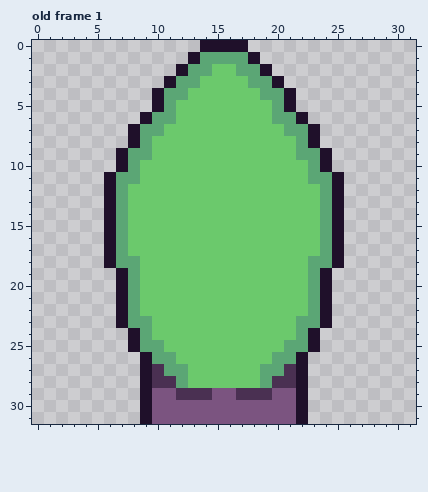
Pixel-art file, stored at assets/green_light.aseprite. This is how it looked before the edit.
32x32 pixels, 4 frames. Shown: old frame 1.
The result:
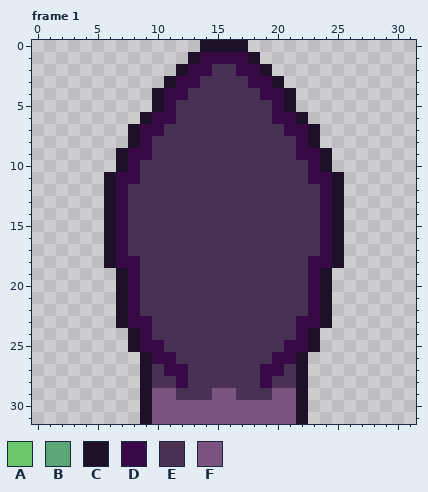
Palette (. is transparent): A #6bc96c  B #5ba675  C #1f102a  D #390947  E #4a3052  F #7b5480
A new or re-ordered frame is compared with the old frame closest to it.
The edit:
frames 4 -> 5
--- frame 1 is new; against old frame 1
@@ x 5..26 @@
  0 .........CCCC.........
- 1 ........CBBBBC........
- 2 .......CBBAABBC.......
- 3 ......CBBAAAABBC......
- 4 .....CBBAAAAAABBC.....
- 5 .....CBAAAAAAAABC.....
- 6 ....CBBAAAAAAAABBC....
- 7 ...CBBAAAAAAAAAABBC...
- 8 ...CBAAAAAAAAAAAABC...
- 9 ..CBBAAAAAAAAAAAABBC..
-10 ..CBAAAAAAAAAAAAAABC..
-11 .CBBAAAAAAAAAAAAAABBC.
-12 .CBAAAAAAAAAAAAAAAABC.
-13 .CBAAAAAAAAAAAAAAAABC.
-14 .CBAAAAAAAAAAAAAAAABC.
-15 .CBAAAAAAAAAAAAAAAABC.
-16 .CBAAAAAAAAAAAAAAAABC.
-17 .CBAAAAAAAAAAAAAAAABC.
-18 .CBBAAAAAAAAAAAAAABBC.
-19 ..CBAAAAAAAAAAAAAABC..
-20 ..CBAAAAAAAAAAAAAABC..
-21 ..CBAAAAAAAAAAAAAABC..
-22 ..CBAAAAAAAAAAAAAABC..
-23 ..CBBAAAAAAAAAAAABBC..
-24 ...CBAAAAAAAAAAAABC...
-25 ...CBBAAAAAAAAAABBC...
-26 ....CBBAAAAAAAABBC....
-27 ....CEBBAAAAAABBEC....
-28 ....CEEBAAAAAABEEC....
+ 1 ........CDDDDC........
+ 2 .......CDDEEDDC.......
+ 3 ......CDDEEEEDDC......
+ 4 .....CDDEEEEEEDDC.....
+ 5 .....CDEEEEEEEEDC.....
+ 6 ....CDDEEEEEEEEDDC....
+ 7 ...CDDEEEEEEEEEEDDC...
+ 8 ...CDEEEEEEEEEEEEDC...
+ 9 ..CDDEEEEEEEEEEEEDDC..
+10 ..CDEEEEEEEEEEEEEEDC..
+11 .CDDEEEEEEEEEEEEEEDDC.
+12 .CDEEEEEEEEEEEEEEEEDC.
+13 .CDEEEEEEEEEEEEEEEEDC.
+14 .CDEEEEEEEEEEEEEEEEDC.
+15 .CDEEEEEEEEEEEEEEEEDC.
+16 .CDEEEEEEEEEEEEEEEEDC.
+17 .CDEEEEEEEEEEEEEEEEDC.
+18 .CDDEEEEEEEEEEEEEEDDC.
+19 ..CDEEEEEEEEEEEEEEDC..
+20 ..CDEEEEEEEEEEEEEEDC..
+21 ..CDEEEEEEEEEEEEEEDC..
+22 ..CDEEEEEEEEEEEEEEDC..
+23 ..CDDEEEEEEEEEEEEDDC..
+24 ...CDEEEEEEEEEEEEDC...
+25 ...CDDEEEEEEEEEEDDC...
+26 ....CDDEEEEEEEEDDC....
+27 ....CEDDEEEEEEDDEC....
+28 ....CEEDEEEEEEDEEC....
 29 ....CFFEEEFFEEEFFC....
